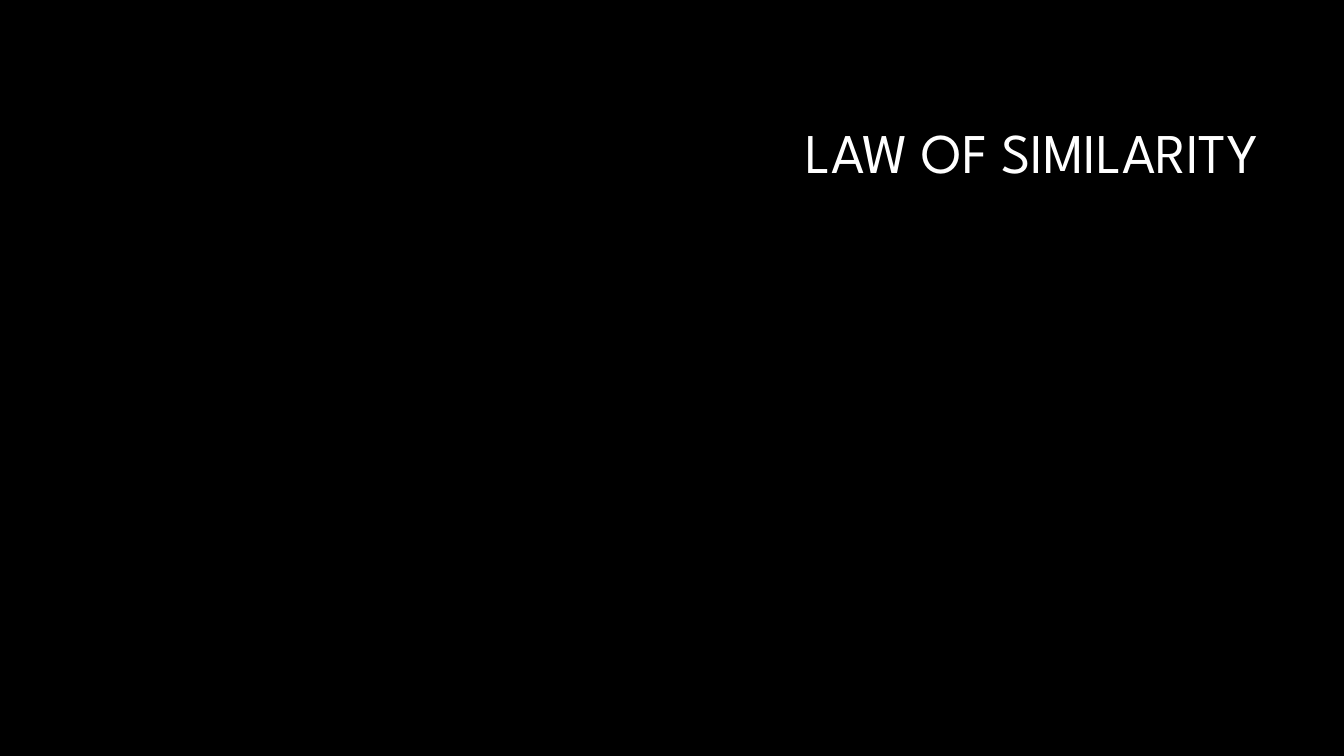
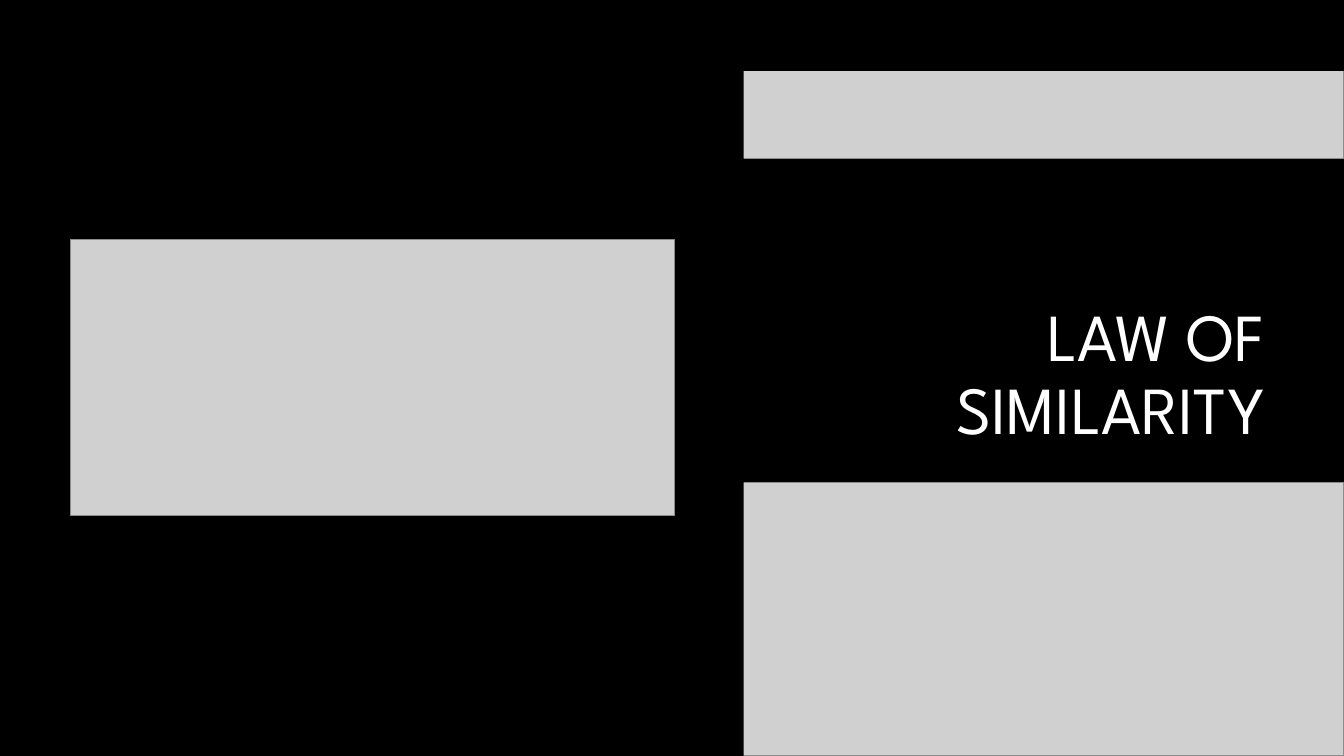
Before and after one commit to kemiller2002/gestalt, a slide deck: slide 7 of Gestalt.pptx. Drawn at 1344x756 pixels with LibreOffice and Linux fonts; fonts in the diff are those of the drawing; grey boxes stand for pictures; background and template pictures are left out. Boxes give left, top, right and bottom in pixels: in the first picture for what was removed or moved away, otherwise in the second. Text is boxed around its words. In the diff, an @@ line names an element or a change of style, - is before the commit and + after.

```diff
--- a/Gestalt.pptx
+++ b/Gestalt.pptx
@@ picture added at [0,0,1344,159] @@
@@ rectangle added at [0,0,744,756], fill #000000 @@
@@ rectangle added at [715,0,1344,71], fill #000000 @@
@@ title "LAW OF SIMILARITY": place and size @@
-title "LAW OF SIMILARITY" at [806,135,1258,174]
+title "LAW OF SIMILARITY" at [956,316,1265,435]
@@ title "LAW OF SIMILARITY" at [956,316,1265,435]: size 40 to 48 pt; vertical alignment middle to bottom @@
@@ picture added at [71,240,675,516] @@
@@ picture added at [0,482,1344,756] @@
```
Also in this commit, not shown: 6 other slides changed, 2 slides added, 5 other files.
